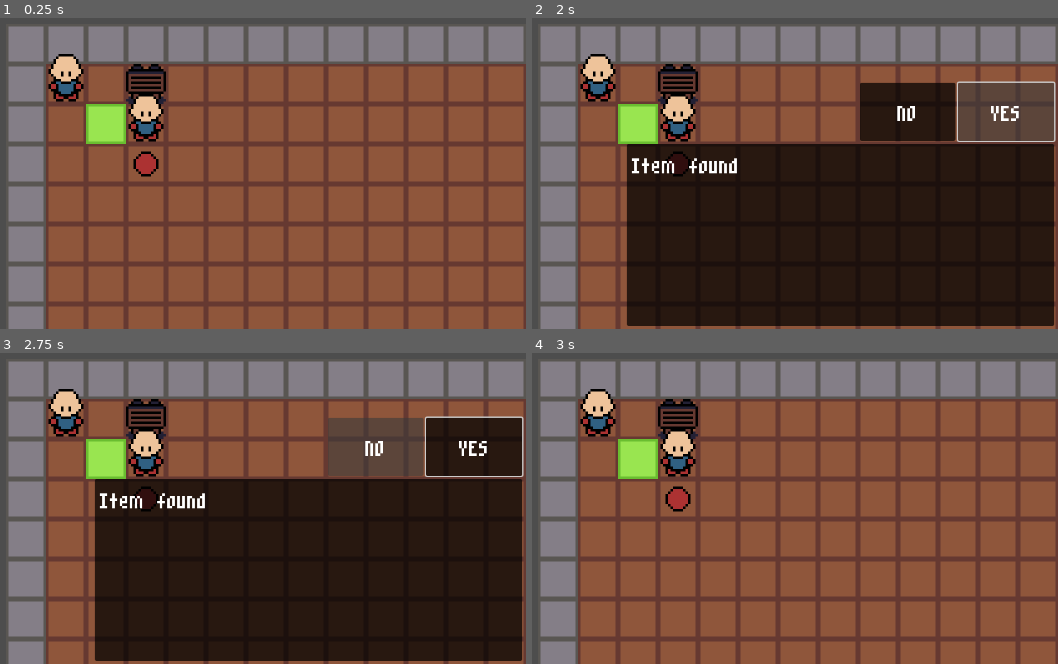
Above: before the commit, frames 1-4 (two rows, left to right).
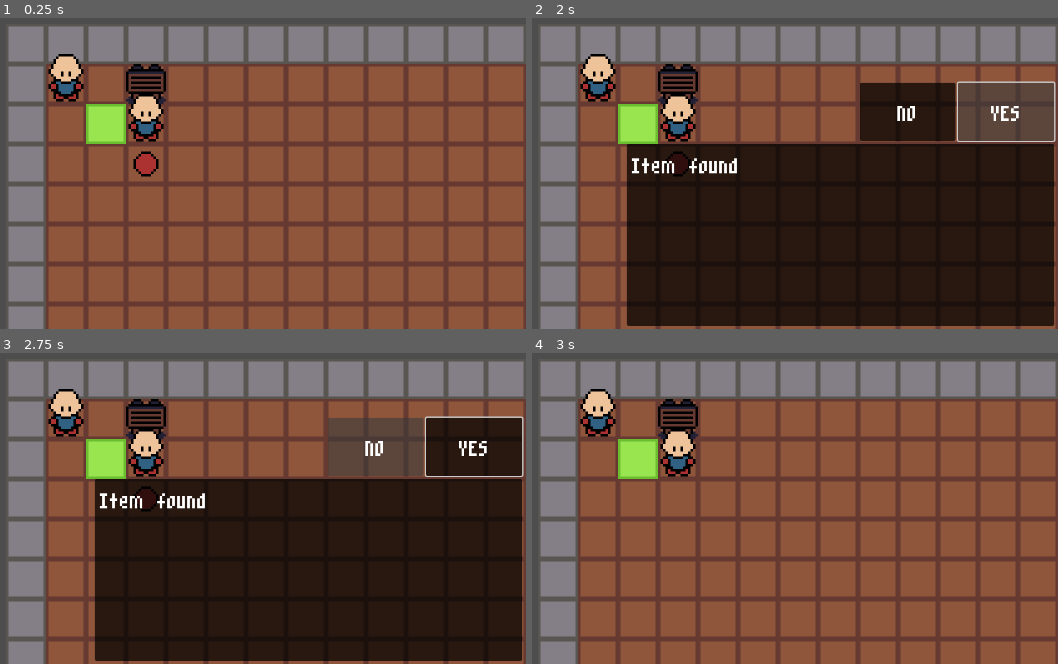
Above: after the commit, the same moments.

Repository: jevonsp/monster-tamer
Game: Godot game, scene res://main/main.tscn
The game is run twice, just before and just after one commit, with the same random seed, the same clock (stepped at 60 frames per second) and the same inputs.
Inputs (mouse positions are in pixels of both pictures, inside the frame that each line leads up to):
- Up to frame 1 (0.25 s): no input
- Up to frame 2 (2 s): tap Enter at 0.5 s; move the mouse to (700, 101) at 0.52 s; hold W (up) 0.53-1.25 s; hold Space (yes) 0.53-1.25 s; click (700, 101) at 0.67 s; click "YES" at 1.25 s
- Up to frame 3 (2.75 s): click "NO" at 2 s
- Up to frame 4 (3 s): tap Space (yes) at 2.75 s; move the mouse to (616, 440) at 2.77 s; hold W (up) from 2.78 s (still down); tap Shift at 2.85 s

Frames 1-3 are identical in both runs. In frame 4, 0.3% of the frame differs, in the area x 25-31%, y 42-52%.

Commit message:
Item Obtaining
Hides item after switching a flag.

Diff:
--- a/ground_item.gd
+++ /dev/null
@@ -1,11 +0,0 @@
-extends StaticObject
-class_name GroundItem
-
-func interact(body: CharacterBody2D) -> void:
-	super(body)
-	if not is_question:
-		await Global.overworld_text_box_complete
-		trigger()
-
-func trigger() -> void:
-	print("Would give item here")
--- a/main/main.tscn
+++ b/main/main.tscn
@@ -14,7 +14,7 @@
 [ext_resource type="PackedScene" uid="uid://drjlut2xdgcjc" path="res://ui/menu.tscn" id="11_bsumw"]
 [ext_resource type="PackedScene" uid="uid://yx0hpdrx2je4" path="res://ui/party.tscn" id="12_fwcvl"]
 [ext_resource type="PackedScene" uid="uid://2cylrl5md0pt" path="res://world_objects/interactable/static_object/sign.tscn" id="14_73k8k"]
-[ext_resource type="PackedScene" uid="uid://bx454q08456b7" path="res://world_objects/interactable/static_object/ground_item.tscn" id="15_5xyti"]
+[ext_resource type="PackedScene" uid="uid://bx454q08456b7" path="res://world_objects/interactable/ground_item/ground_item.tscn" id="15_5xyti"]
 
 [sub_resource type="Resource" id="Resource_fwcvl"]
 script = ExtResource("5_kfbq2")
--- /dev/null
+++ b/world_objects/interactable/ground_item/ground_item.gd
@@ -0,0 +1,23 @@
+extends StaticObject
+class_name GroundItem
+@export var is_obtained: bool = false:
+	set(value):
+		is_obtained = value
+		if is_obtained:
+			visible = false
+			collision_shape_2d.disabled = true
+@onready var collision_shape_2d: CollisionShape2D = $CollisionShape2D
+
+func interact(body: CharacterBody2D) -> void:
+	super(body)
+	if not is_question:
+		await Global.overworld_text_box_complete
+		trigger()
+
+
+func trigger() -> void:
+	print("Would give item here")
+	obtain()
+
+func obtain() -> void:
+	is_obtained = true
--- a/world_objects/interactable/static_object/ground_item.tscn
+++ b/world_objects/interactable/ground_item/ground_item.tscn
@@ -1,6 +1,6 @@
 [gd_scene format=3 uid="uid://bx454q08456b7"]
 
-[ext_resource type="Script" uid="uid://bb8nk6f84xnxt" path="res://ground_item.gd" id="2_mxhni"]
+[ext_resource type="Script" uid="uid://bb8nk6f84xnxt" path="res://world_objects/interactable/ground_item/ground_item.gd" id="2_mxhni"]
 [ext_resource type="Texture2D" uid="uid://iikfm8js0p7y" path="res://world_objects/interactable/static_object/ball.png" id="2_ncpfj"]
 
 [sub_resource type="RectangleShape2D" id="RectangleShape2D_eferr"]
Renamed: ground_item.gd.uid -> world_objects/interactable/ground_item/ground_item.gd.uid
